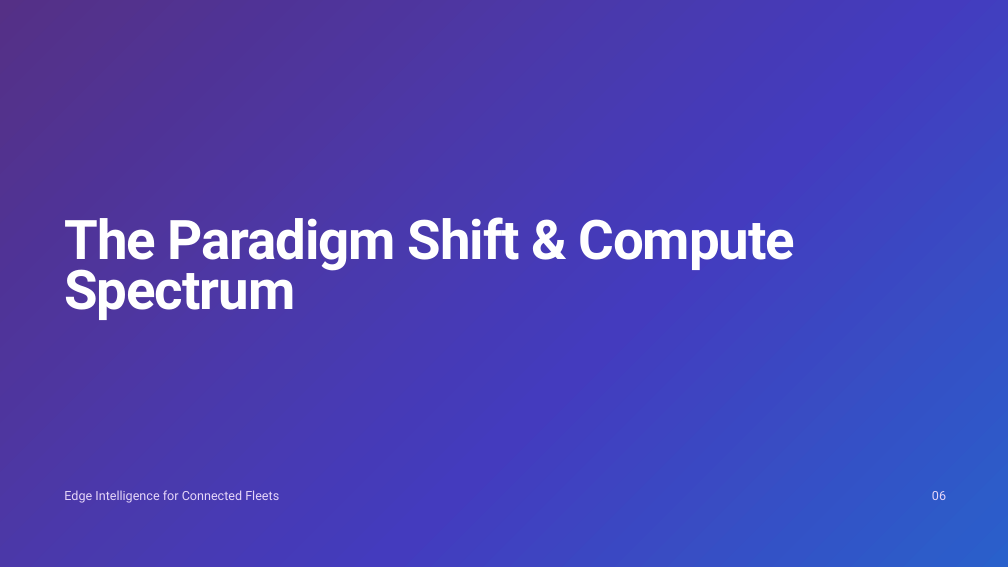
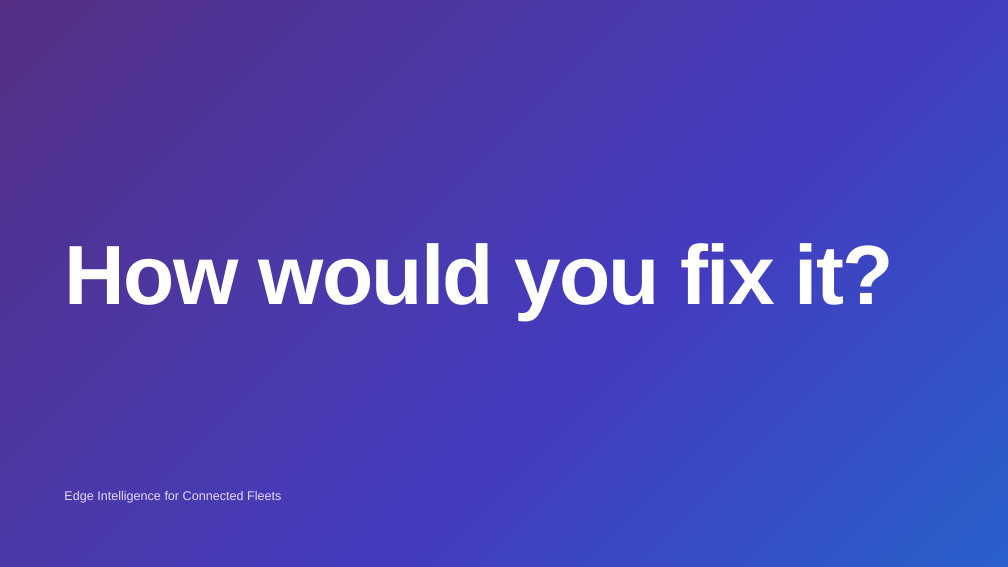
Before and after one commit to david-streamlio/fleet-trilogy, a slide deck: slide 4 of talks/talk1-edge-intelligence/slides/Edge-Intelligence-for-Connected-Fleets.pptx (slide 8 before the commit). Drawn at 1008x567 pixels with LibreOffice and Linux fonts; fonts in the diff are those of the drawing. Boxes give left, top, right and bottom in pixels: in the first picture for what was removed or moved away, otherwise in the second. Text is boxed around its words. In the diff, an @@ line names an element or a change of style, - is before the commit and + after.

```diff
--- a/talks/talk1-edge-intelligence/slides/Edge-Intelligence-for-Connected-Fleets.pptx
+++ b/talks/talk1-edge-intelligence/slides/Edge-Intelligence-for-Connected-Fleets.pptx
@@ text at (64,243,894,319): text changed; size 78 to 120 pt; font Roboto to Arial @@
-The Paradigm Shift & Compute Spectrum
+How would you fix it?
@@ text "Edge Intelligence for Connected Fleets" at (64,491,281,503): font Roboto to Arial @@
@@ text removed at (932,491,946,500) @@
-06
```
Also in this commit, not shown: 18 other slides changed, 10 slides added, 7 slides removed, 1 other file.
